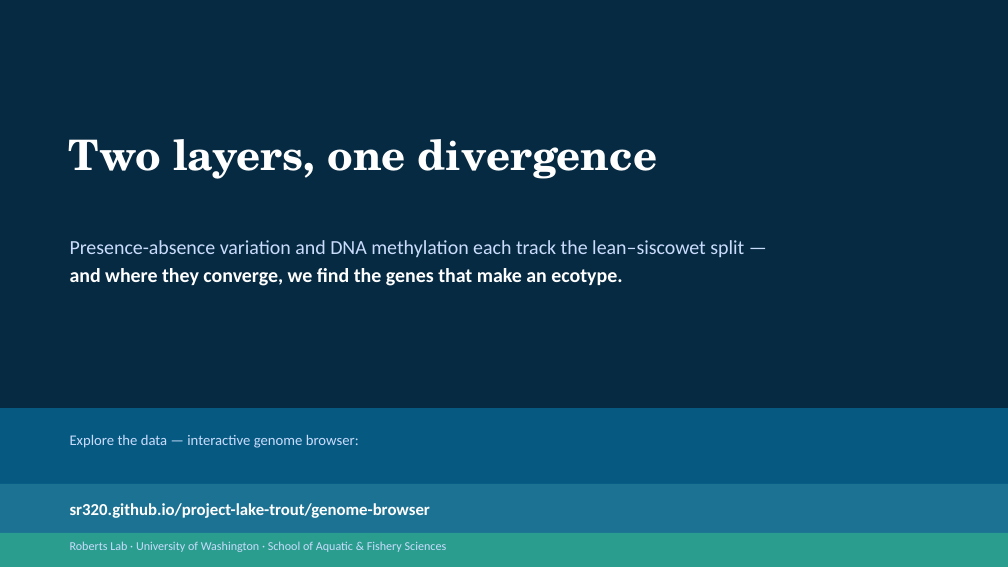
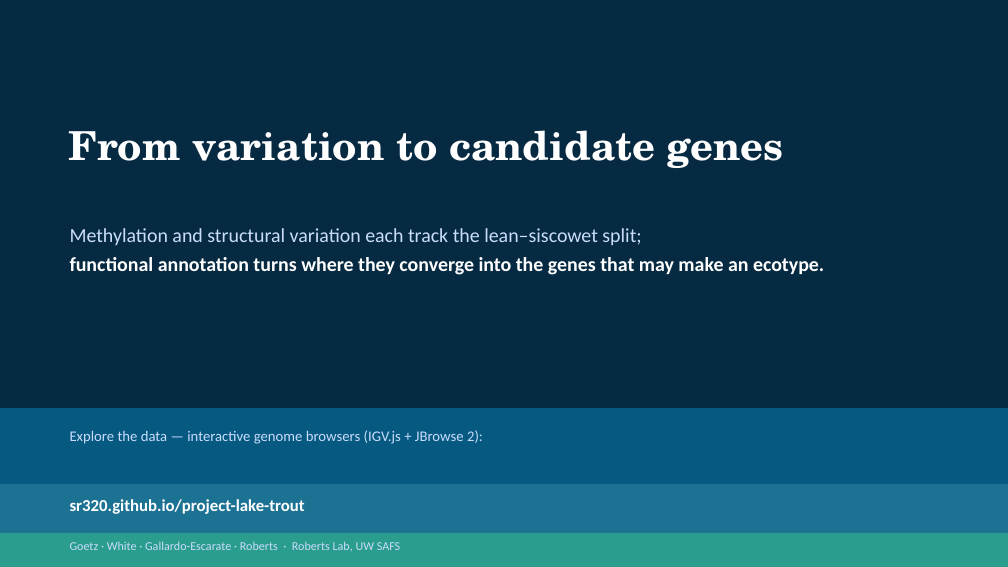
Before and after one commit to RobertsLab/project-lake-trout, a slide deck: slide 16 of output/deck/lake-trout-ecotypes-PAV-methylation.pptx (slide 13 before the commit). Drawn at 1008x567 pixels with LibreOffice and Linux fonts; fonts in the diff are those of the drawing. Boxes give left, top, right and bottom in pixels: in the first picture for what was removed or moved away, otherwise in the second. Text is boxed around its words. In the diff, an @@ line names an element or a change of style, - is before the commit and + after.

```diff
--- a/output/deck/lake-trout-ecotypes-PAV-methylation.pptx
+++ b/output/deck/lake-trout-ecotypes-PAV-methylation.pptx
@@ text at (68, 130, 784, 168): text changed; size 40 to 38 pt @@
-Two layers, one divergence
+From variation to candidate genes
@@ text at (70, 228, 824, 275): text changed; text colour #CADCFC to #FFFFFF; bold on @@
-Presence-absence variation and DNA methylation each track the lean–siscowet split —
-and where they converge, we find the genes that make an ecotype.
+Methylation and structural variation each track the lean–siscowet split;
+functional annotation turns where they converge into the genes that may make an ecotype.
@@ text at (70, 430, 483, 444): text changed @@
-Explore the data — interactive genome browser:
+Explore the data — interactive genome browsers (IGV.js + JBrowse 2):
@@ text at (70, 499, 305, 514): text changed @@
-sr320.github.io/project-lake-trout/genome-browser
+sr320.github.io/project-lake-trout
@@ text at (70, 541, 400, 551): text changed @@
-Roberts Lab · University of Washington · School of Aquatic & Fishery Sciences
+Goetz · White · Gallardo-Escarate · Roberts · Roberts Lab, UW SAFS
```
Also in this commit, not shown: 9 other slides changed, 4 slides added, 1 slide removed, 1 other file.
